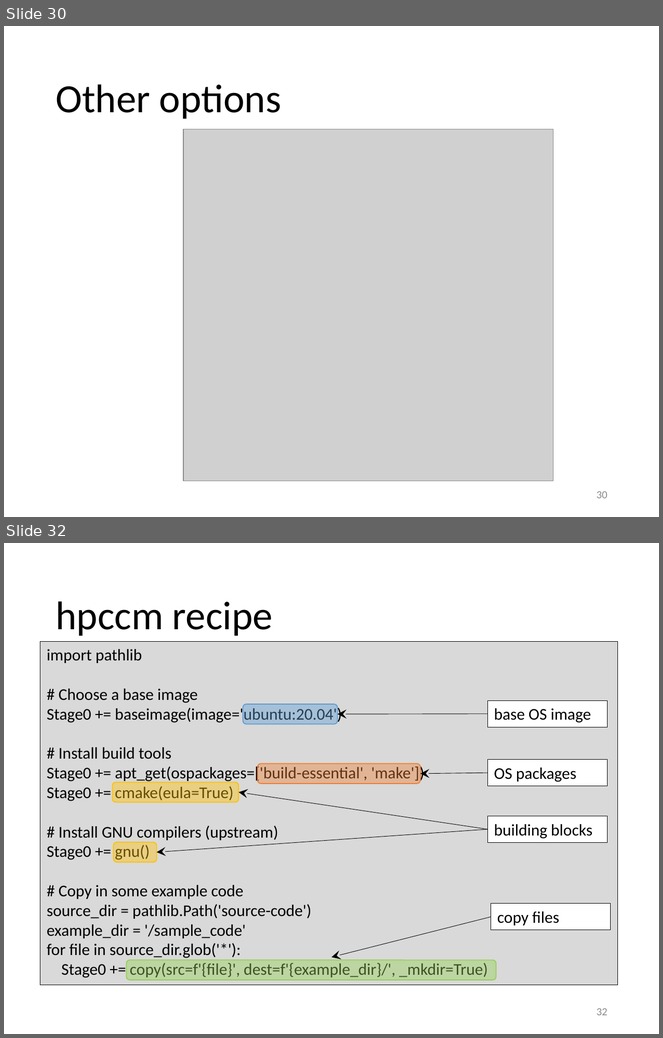
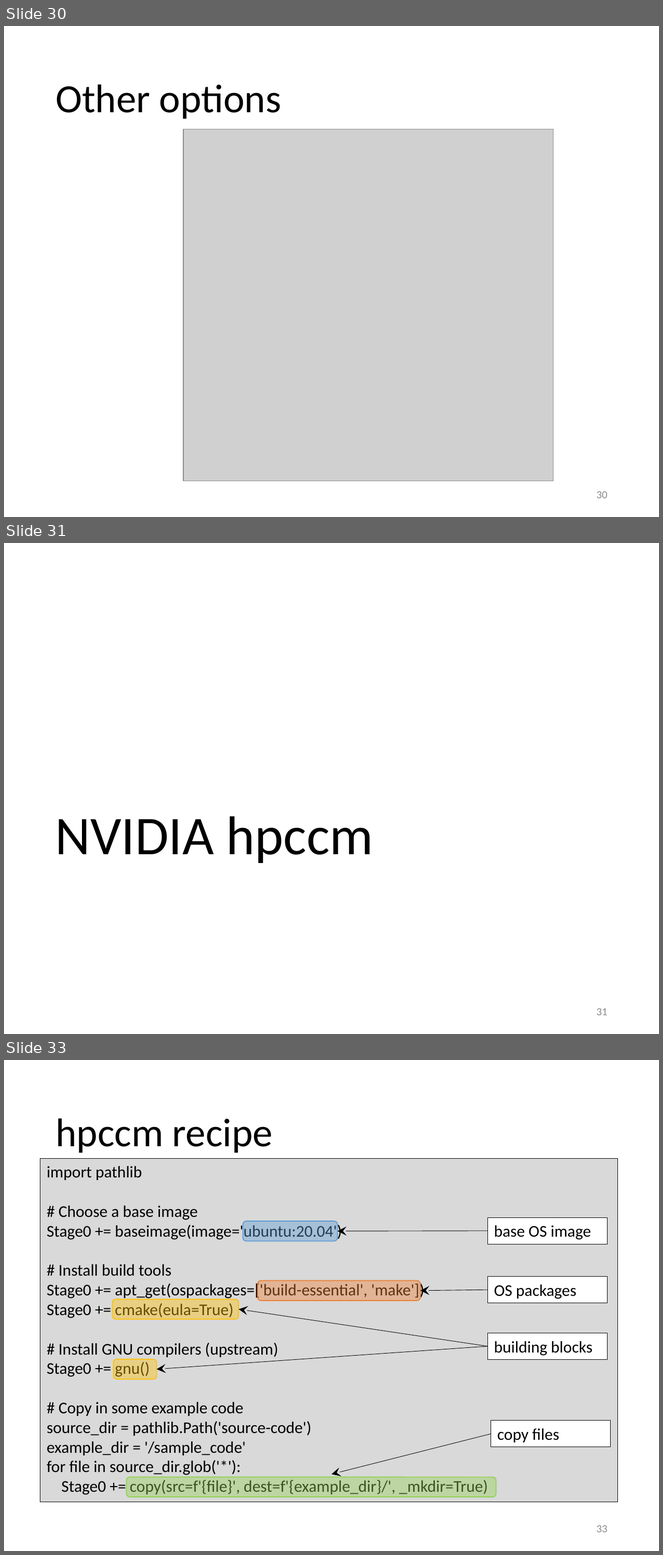
Before and after one commit to gjbex/Containers-for-HPC, a slide deck: containers_for_hpc.pptx. Shown one above the other, each under a label of ours: slides 30 and 32 before the commit, slides 30, 31 and 33 after it; the slides between them are not shown. The pictures are 663x1038 and 663x1555 pixels, drawn with LibreOffice and Linux fonts; fonts in the diff are those of the drawing; grey boxes stand for pictures. Boxes give left, top, right and bottom in pixels: in the first picture for what was removed or moved away, otherwise in the second. Text is boxed around its words. In the diff, an @@ line names an element or a change of style, - is before the commit and + after.

Commit message:
Add hpccm section title slide

```diff
--- a/containers_for_hpc.pptx
+++ b/containers_for_hpc.pptx
@@ slide 31 added at [4,543,659,1034], background #FFFFFF @@
@@ title added at [55,817,374,863], 60 pt, text #000000 @@
+NVIDIA hpccm
@@ page number added at [597,1008,608,1016], 12 pt, text #8C8C8C @@
+31
@@ what was slide 32 is now slide 33 @@
@@ page number at [597,1525,608,1533]: text changed @@
-32
+33
```
Also in this commit, not shown: 1 slide changed.
